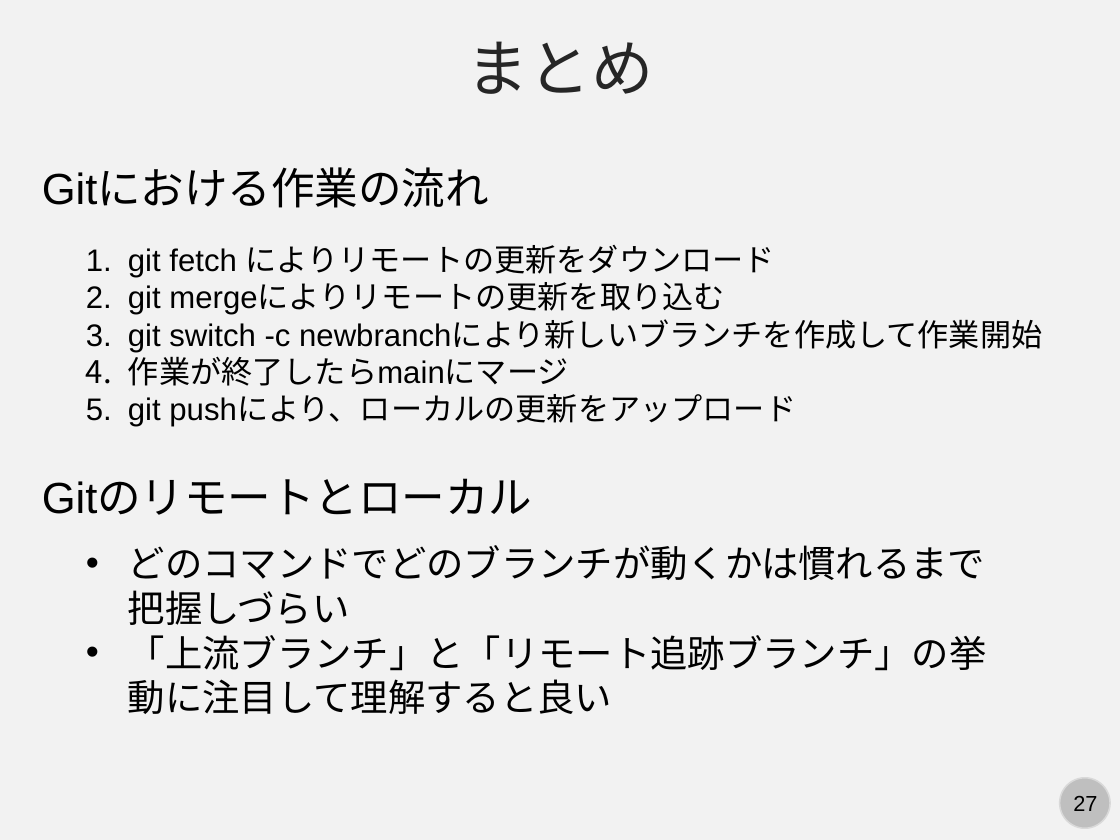
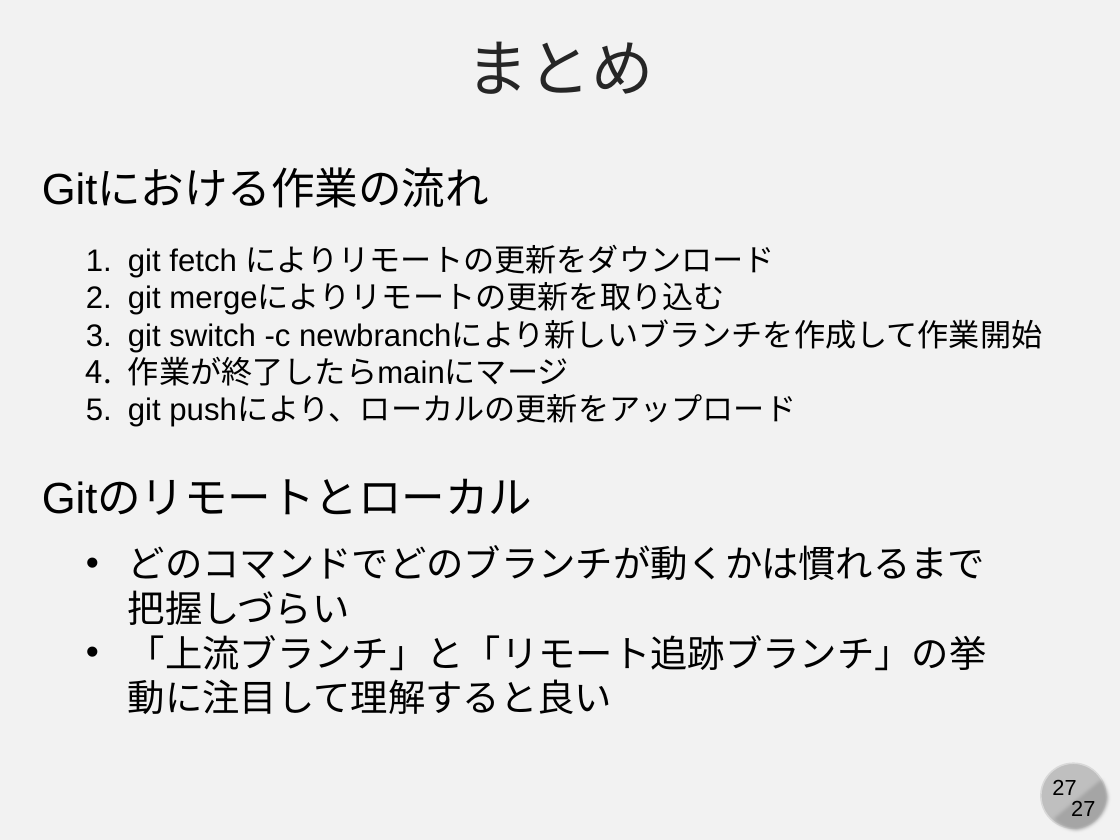
Before and after one commit to kaityo256/github, a slide deck: slide 27 of remote/fig/slide.pptx. Drawn at 1120x840 pixels with LibreOffice and Linux fonts; fonts in the diff are those of the drawing. Boxes give left, top, right and bottom in pixels: in the first picture for what was removed or moved away, otherwise in the second. Text is boxed around its words. In the diff, an @@ line names an element or a change of style, - is before the commit and + after.

```diff
--- a/remote/fig/slide.pptx
+++ b/remote/fig/slide.pptx
@@ ellipse: place and size @@
-ellipse at <box>1060,778,1110,829</box>
+ellipse at <box>1040,763,1105,828</box>
@@ chord (boxed as its full ellipse) added at <box>1041,762,1112,834</box>, fill #A6A6A6 @@
@@ page number added at <box>1052,780,1076,795</box>, 14 pt, text #000000 @@
+27
@@ text "27": place and size @@
-text "27" at <box>1073,796,1097,811</box>
+text "27" at <box>1071,801,1095,816</box>
```
Also in this commit, not shown: 26 other slides changed, 9 other files.
